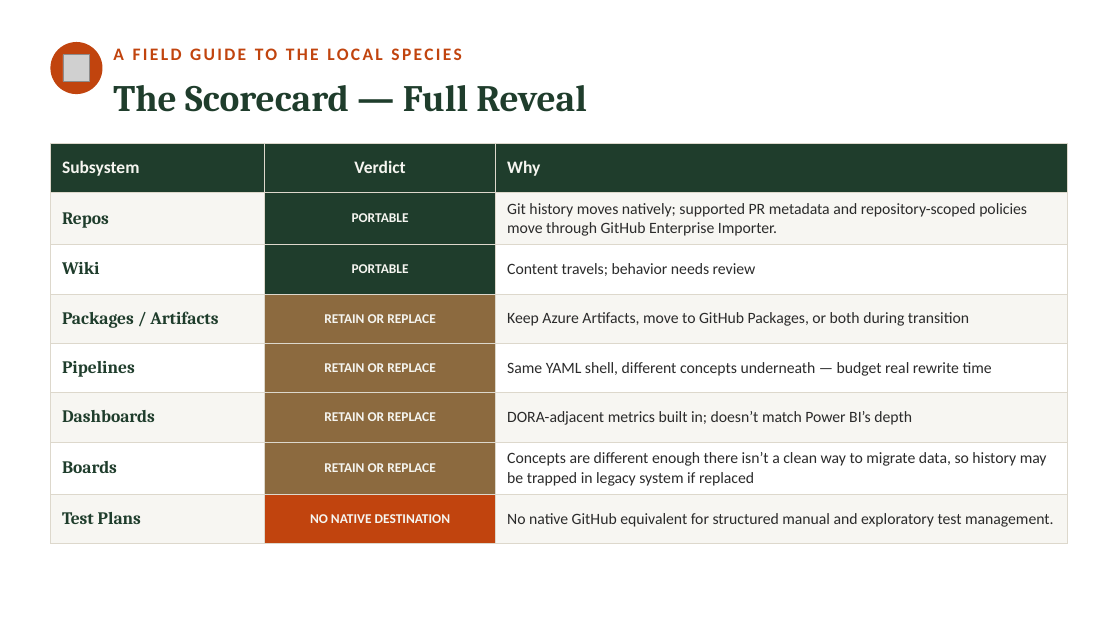
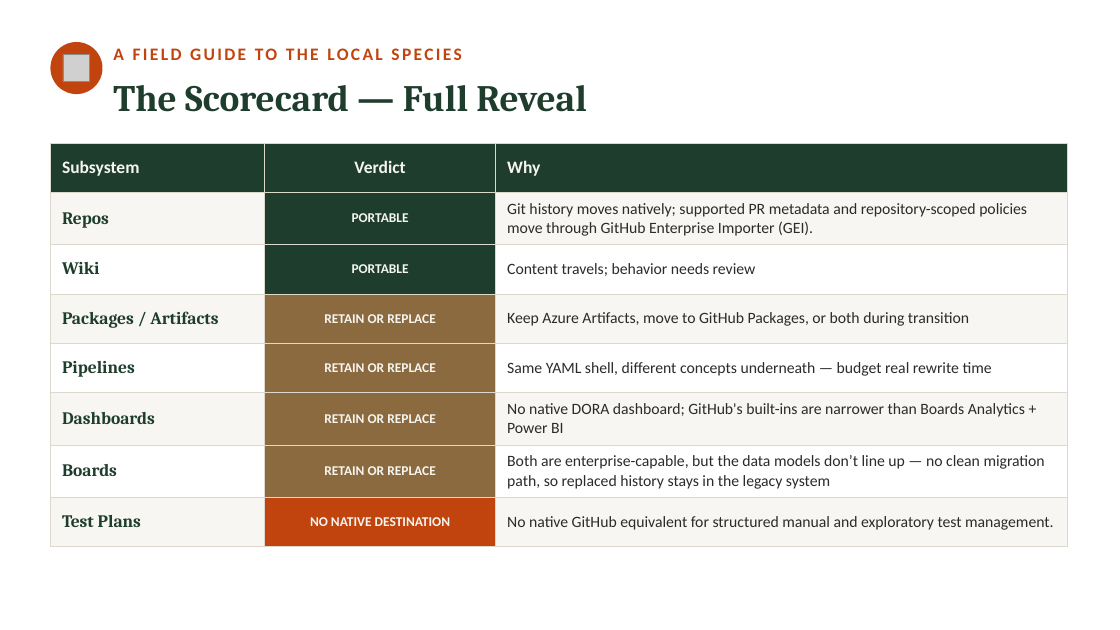
Before and after one commit to neumann1990/Azure_DevOps_To_GitHub, a slide deck: slide 10 of Claude outputs/azure-devops-to-github-the-great-migration-FULL-DECK.pptx. Drawn at 1120x630 pixels with LibreOffice and Linux fonts; fonts in the diff are those of the drawing; grey boxes stand for pictures. Boxes give left, top, right and bottom in pixels: in the first picture for what was removed or moved away, otherwise in the second. Text is boxed around its words. In the diff, an @@ line names an element or a change of style, - is before the commit and + after.

```diff
--- a/Claude outputs/azure-devops-to-github-the-great-migration-FULL-DECK.pptx
+++ b/Claude outputs/azure-devops-to-github-the-great-migration-FULL-DECK.pptx
@@ table at box(50, 143, 1067, 548) @@
-row 2, column 3: Git history moves natively; supported PR metadata and repository-scoped policies move through GitHub Enterprise Importer.
+row 2, column 3: Git history moves natively; supported PR metadata and repository-scoped policies move through GitHub Enterprise Importer (GEI).
-row 6, column 3: DORA-adjacent metrics built in; doesn’t match Power BI’s depth
+row 6, column 3: No native DORA dashboard; GitHub's built-ins are narrower than Boards Analytics + Power BI
-row 7, column 3: Concepts are different enough there isn’t a clean way to migrate data, so history may be trapped in legacy system if replaced
+row 7, column 3: Both are enterprise-capable, but the data models don’t line up — no clean migration path, so replaced history stays in the legacy system
```
Also in this commit, not shown: 39 other slides changed, 6 slides added, 7 slides removed.
